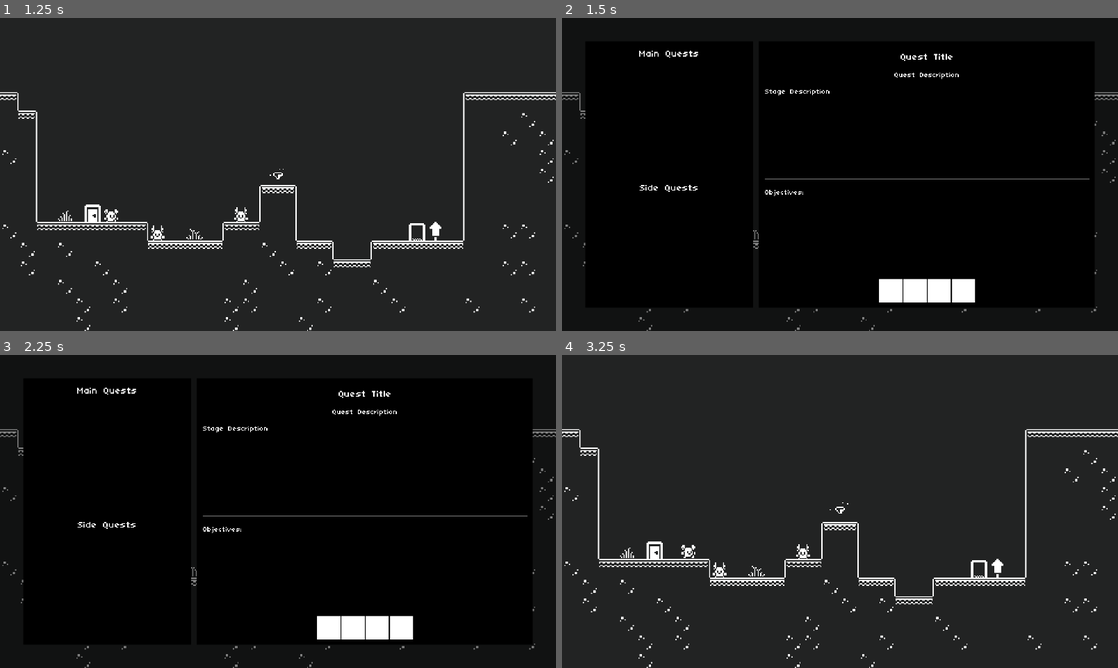
Above: before the commit, frames 1-4 (two rows, left to right).
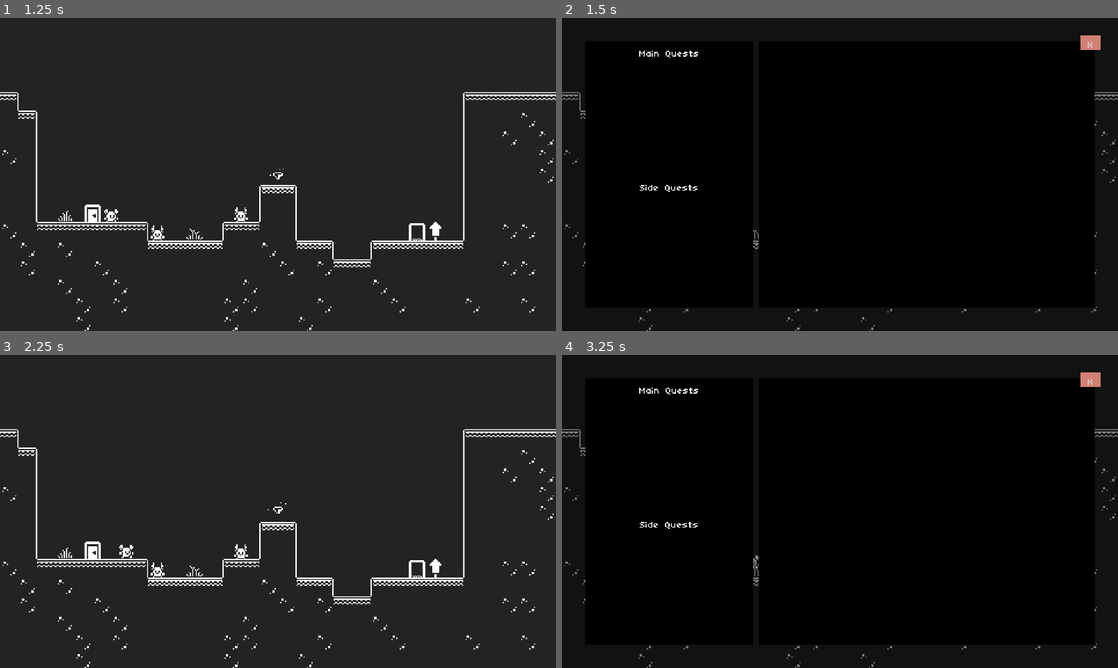
Above: after the commit, the same moments.

Repository: jrenato/duality
Game: Godot game, scene res://UI/main_menu.tscn
The game is run twice, just before and just after one commit, with the same random seed, the same clock (stepped at 60 frames per second) and the same inputs.
Inputs (mouse positions are in pixels of both pictures, inside the frame that each line leads up to):
- Up to frame 1 (1.25 s): click "Start" at 0.5 s
- Up to frame 2 (1.5 s): tap Enter at 1.25 s; hold D (move_right) from 1.28 s (still down); tap Tab (toggle_log) at 1.35 s
- Up to frame 3 (2.25 s): tap Space (jump) at 1.52 s; release D (move_right) at 2 s; click (528, 380) at 2 s, where only the run after the commit has a clickable "X"
- Up to frame 4 (3.25 s): hold D (move_right) from 2.78 s (still down); tap W (interact) at 2.85 s; tap Space (jump) at 3.02 s; tap Tab (toggle_log) at 3.05 s

Frame 1 is identical in both runs. In frame 2, 1.9% of the frame differs, in the area x 36-97%, y 5-91%; in frame 3, 78%; in frame 4, 78%, in the area x 0-100%, y 5-100%.

Commit message:
Reorganized world files

Diff:
--- a/Systems/Quest/Components/quest_log_component.gd
+++ b/Systems/Quest/Components/quest_log_component.gd
@@ -14,6 +14,7 @@
 
 func _ready() -> void:
 	quest_log_screen.visible = false
+	quest_log_screen.close_button.pressed.connect(_on_close_button_pressed)
 
 
 func _unhandled_input(event: InputEvent) -> void:
@@ -35,6 +36,7 @@
 func display_quest_log_screen() -> void:
 	load_quests_log()
 	quest_log_screen.visible = true
+	quest_log_screen.quest_details_container.visible = false
 	get_tree().paused = true
 
 
@@ -54,6 +56,8 @@
 
 func clear_quests_log() -> void:
 	for quest_entry in quest_log_screen.main_quests.get_children():
+		quest_entry.queue_free()
+	for quest_entry in quest_log_screen.side_quests.get_children():
 		quest_entry.queue_free()
 
 
@@ -75,6 +79,11 @@
 
 
 func _on_quest_button_pressed(quest_details : QuestDetails) -> void:
+	quest_log_screen.quest_details_container.visible = true
+
 	quest_log_screen.title_label.text = quest_details.quest_name
 	quest_log_screen.description_label.text = quest_details.log_description
 	quest_log_screen.stage_label.text = quest_details.stages[0].description
+
+func _on_close_button_pressed() -> void:
+	hide_quest_log_screen()
--- a/Systems/Quest/UI/quest_log_screen.gd
+++ b/Systems/Quest/UI/quest_log_screen.gd
@@ -4,7 +4,11 @@
 @onready var main_quests: VBoxContainer = %MainQuestsContainer
 @onready var side_quests: VBoxContainer = %SideQuestsContainer
 
+@onready var quest_details_container: MarginContainer = %QuestDetailsMarginContainer
+
 @onready var title_label: Label = %TitleLabel
 @onready var description_label: Label = %DescriptionLabel
 @onready var stage_label: Label = %StageLabel
 @onready var objectives_label: Label = %ObjectivesLabel
+
+@onready var close_button: Button = %CloseButton
--- a/Systems/Quest/UI/quest_log_screen.tscn
+++ b/Systems/Quest/UI/quest_log_screen.tscn
@@ -11,6 +11,9 @@
 
 [sub_resource type="StyleBoxFlat" id="StyleBoxFlat_v346h"]
 bg_color = Color(0, 0, 0, 1)
+
+[sub_resource type="StyleBoxFlat" id="StyleBoxFlat_n8188"]
+bg_color = Color(0.819608, 0.501961, 0.447059, 1)
 
 [node name="QuestLogScreen" type="CanvasLayer"]
 script = ExtResource("1_ovh2n")
@@ -110,22 +113,23 @@
 size_flags_stretch_ratio = 2.0
 theme_override_styles/panel = SubResource("StyleBoxFlat_a7g7f")
 
-[node name="MarginContainer" type="MarginContainer" parent="MarginContainer/HBoxContainer/PanelContainer2"]
+[node name="QuestDetailsMarginContainer" type="MarginContainer" parent="MarginContainer/HBoxContainer/PanelContainer2"]
+unique_name_in_owner = true
 layout_mode = 2
 theme_override_constants/margin_left = 20
 theme_override_constants/margin_top = 20
 theme_override_constants/margin_right = 20
 theme_override_constants/margin_bottom = 20
 
-[node name="VBoxContainer" type="VBoxContainer" parent="MarginContainer/HBoxContainer/PanelContainer2/MarginContainer"]
+[node name="VBoxContainer" type="VBoxContainer" parent="MarginContainer/HBoxContainer/PanelContainer2/QuestDetailsMarginContainer"]
 layout_mode = 2
 theme_override_constants/separation = 20
 
-[node name="PanelContainer" type="PanelContainer" parent="MarginContainer/HBoxContainer/PanelContainer2/MarginContainer/VBoxContainer"]
+[node name="PanelContainer" type="PanelContainer" parent="MarginContainer/HBoxContainer/PanelContainer2/QuestDetailsMarginContainer/VBoxContainer"]
 layout_mode = 2
 theme_override_styles/panel = SubResource("StyleBoxFlat_pd37l")
 
-[node name="TitleLabel" type="Label" parent="MarginContainer/HBoxContainer/PanelContainer2/MarginContainer/VBoxContainer/PanelContainer"]
+[node name="TitleLabel" type="Label" parent="MarginContainer/HBoxContainer/PanelContainer2/QuestDetailsMarginContainer/VBoxContainer/PanelContainer"]
 unique_name_in_owner = true
 layout_mode = 2
 theme_override_fonts/font = ExtResource("1_7njy7")
@@ -133,11 +137,11 @@
 text = "Quest Title"
 horizontal_alignment = 1
 
-[node name="PanelContainer2" type="PanelContainer" parent="MarginContainer/HBoxContainer/PanelContainer2/MarginContainer/VBoxContainer"]
+[node name="PanelContainer2" type="PanelContainer" parent="MarginContainer/HBoxContainer/PanelContainer2/QuestDetailsMarginContainer/VBoxContainer"]
 layout_mode = 2
 theme_override_styles/panel = SubResource("StyleBoxFlat_v346h")
 
-[node name="DescriptionLabel" type="Label" parent="MarginContainer/HBoxContainer/PanelContainer2/MarginContainer/VBoxContainer/PanelContainer2"]
+[node name="DescriptionLabel" type="Label" parent="MarginContainer/HBoxContainer/PanelContainer2/QuestDetailsMarginContainer/VBoxContainer/PanelContainer2"]
 unique_name_in_owner = true
 layout_mode = 2
 size_flags_vertical = 1
@@ -147,16 +151,16 @@
 horizontal_alignment = 1
 autowrap_mode = 2
 
-[node name="ScrollContainer" type="ScrollContainer" parent="MarginContainer/HBoxContainer/PanelContainer2/MarginContainer/VBoxContainer"]
-layout_mode = 2
-size_flags_vertical = 3
-
-[node name="VBoxContainer" type="VBoxContainer" parent="MarginContainer/HBoxContainer/PanelContainer2/MarginContainer/VBoxContainer/ScrollContainer"]
-layout_mode = 2
-size_flags_horizontal = 3
-size_flags_vertical = 3
-
-[node name="StageLabel" type="Label" parent="MarginContainer/HBoxContainer/PanelContainer2/MarginContainer/VBoxContainer/ScrollContainer/VBoxContainer"]
+[node name="ScrollContainer" type="ScrollContainer" parent="MarginContainer/HBoxContainer/PanelContainer2/QuestDetailsMarginContainer/VBoxContainer"]
+layout_mode = 2
+size_flags_vertical = 3
+
+[node name="VBoxContainer" type="VBoxContainer" parent="MarginContainer/HBoxContainer/PanelContainer2/QuestDetailsMarginContainer/VBoxContainer/ScrollContainer"]
+layout_mode = 2
+size_flags_horizontal = 3
+size_flags_vertical = 3
+
+[node name="StageLabel" type="Label" parent="MarginContainer/HBoxContainer/PanelContainer2/QuestDetailsMarginContainer/VBoxContainer/ScrollContainer/VBoxContainer"]
 unique_name_in_owner = true
 layout_mode = 2
 size_flags_vertical = 3
@@ -165,10 +169,10 @@
 text = "Stage Description"
 autowrap_mode = 2
 
-[node name="HSeparator" type="HSeparator" parent="MarginContainer/HBoxContainer/PanelContainer2/MarginContainer/VBoxContainer"]
-layout_mode = 2
-
-[node name="ObjectivesLabel" type="Label" parent="MarginContainer/HBoxContainer/PanelContainer2/MarginContainer/VBoxContainer"]
+[node name="HSeparator" type="HSeparator" parent="MarginContainer/HBoxContainer/PanelContainer2/QuestDetailsMarginContainer/VBoxContainer"]
+layout_mode = 2
+
+[node name="ObjectivesLabel" type="Label" parent="MarginContainer/HBoxContainer/PanelContainer2/QuestDetailsMarginContainer/VBoxContainer"]
 unique_name_in_owner = true
 layout_mode = 2
 size_flags_vertical = 3
@@ -177,22 +181,43 @@
 text = "Objectives:"
 autowrap_mode = 2
 
-[node name="HBoxContainer" type="HBoxContainer" parent="MarginContainer/HBoxContainer/PanelContainer2/MarginContainer/VBoxContainer"]
+[node name="HBoxContainer" type="HBoxContainer" parent="MarginContainer/HBoxContainer/PanelContainer2/QuestDetailsMarginContainer/VBoxContainer"]
 layout_mode = 2
 alignment = 1
 
-[node name="ColorRect" type="ColorRect" parent="MarginContainer/HBoxContainer/PanelContainer2/MarginContainer/VBoxContainer/HBoxContainer"]
-custom_minimum_size = Vector2(80, 80)
-layout_mode = 2
-
-[node name="ColorRect2" type="ColorRect" parent="MarginContainer/HBoxContainer/PanelContainer2/MarginContainer/VBoxContainer/HBoxContainer"]
-custom_minimum_size = Vector2(80, 80)
-layout_mode = 2
-
-[node name="ColorRect3" type="ColorRect" parent="MarginContainer/HBoxContainer/PanelContainer2/MarginContainer/VBoxContainer/HBoxContainer"]
-custom_minimum_size = Vector2(80, 80)
-layout_mode = 2
-
-[node name="ColorRect4" type="ColorRect" parent="MarginContainer/HBoxContainer/PanelContainer2/MarginContainer/VBoxContainer/HBoxContainer"]
-custom_minimum_size = Vector2(80, 80)
-layout_mode = 2
+[node name="ColorRect" type="ColorRect" parent="MarginContainer/HBoxContainer/PanelContainer2/QuestDetailsMarginContainer/VBoxContainer/HBoxContainer"]
+custom_minimum_size = Vector2(80, 80)
+layout_mode = 2
+
+[node name="ColorRect2" type="ColorRect" parent="MarginContainer/HBoxContainer/PanelContainer2/QuestDetailsMarginContainer/VBoxContainer/HBoxContainer"]
+custom_minimum_size = Vector2(80, 80)
+layout_mode = 2
+
+[node name="ColorRect3" type="ColorRect" parent="MarginContainer/HBoxContainer/PanelContainer2/QuestDetailsMarginContainer/VBoxContainer/HBoxContainer"]
+custom_minimum_size = Vector2(80, 80)
+layout_mode = 2
+
+[node name="ColorRect4" type="ColorRect" parent="MarginContainer/HBoxContainer/PanelContainer2/QuestDetailsMarginContainer/VBoxContainer/HBoxContainer"]
+custom_minimum_size = Vector2(80, 80)
+layout_mode = 2
+
+[node name="MarginContainer2" type="MarginContainer" parent="."]
+anchors_preset = 1
+anchor_left = 1.0
+anchor_right = 1.0
+offset_left = -40.0
+offset_bottom = 59.0
+grow_horizontal = 0
+theme_override_constants/margin_left = 30
+theme_override_constants/margin_top = 60
+theme_override_constants/margin_right = 60
+theme_override_constants/margin_bottom = 30
+
+[node name="CloseButton" type="Button" parent="MarginContainer2"]
+unique_name_in_owner = true
+custom_minimum_size = Vector2(70, 50)
+layout_mode = 2
+theme_override_fonts/font = ExtResource("1_7njy7")
+theme_override_font_sizes/font_size = 64
+theme_override_styles/normal = SubResource("StyleBoxFlat_n8188")
+text = "X"
--- a/Systems/Quest/quest_data.tres
+++ b/Systems/Quest/quest_data.tres
@@ -52,32 +52,43 @@
 is_main_quest = true
 stages = Array[ExtResource("3_ickaf")]([SubResource("Resource_jnwfd"), SubResource("Resource_d6smt")])
 
+[sub_resource type="Resource" id="Resource_t6lnb"]
+script = ExtResource("2_1deqe")
+objective_id = "read_first_sign"
+objective_name = "Read the first sign"
+description = "You need to read the first sign"
+objective_type = "inspect"
+quantity = 1
+is_optional = false
+bonus_xp = 0
+
+[sub_resource type="Resource" id="Resource_silkt"]
+script = ExtResource("2_1deqe")
+objective_id = "read_second_sign"
+objective_name = "Read the second sign"
+description = "You need to read the second sign"
+objective_type = "inspect"
+quantity = 1
+is_optional = false
+bonus_xp = 0
+
 [sub_resource type="Resource" id="Resource_rysmu"]
 script = ExtResource("3_ickaf")
-stage_name = "Harvest carrots"
-description = "You need to harvest 5 carrots"
-objectives = Array[ExtResource("2_1deqe")]([])
-xp_reward = 0
-currency_reward = 5
-item_rewards = {}
-
-[sub_resource type="Resource" id="Resource_ernyc"]
-script = ExtResource("3_ickaf")
-stage_name = "Harvest turnips"
-description = "You need to harvest 5 turnips"
-objectives = Array[ExtResource("2_1deqe")]([])
-xp_reward = 0
-currency_reward = 5
+stage_name = "Read the signs"
+description = "You need to read all the signs"
+objectives = Array[ExtResource("2_1deqe")]([SubResource("Resource_t6lnb"), SubResource("Resource_silkt")])
+xp_reward = 10
+currency_reward = 0
 item_rewards = {}
 
 [sub_resource type="Resource" id="Resource_sjsix"]
 script = ExtResource("1_e0vob")
 quest_id = 2001
-quest_name = "Reap extra harvest"
-log_description = "You can reap an extra harvest for more cash"
-tracking_description = "Reap carrots and turnips"
+quest_name = "Learn about the competition"
+log_description = "You need to understand all the rules for the competition"
+tracking_description = "Learn the rules for the competition"
 is_main_quest = false
-stages = Array[ExtResource("3_ickaf")]([SubResource("Resource_rysmu"), SubResource("Resource_ernyc")])
+stages = Array[ExtResource("3_ickaf")]([SubResource("Resource_rysmu")])
 
 [resource]
 script = ExtResource("1_ysdrv")
--- a/UI/main_menu.gd
+++ b/UI/main_menu.gd
@@ -9,7 +9,7 @@
 
 
 func _on_start_button_pressed() -> void:
-	get_tree().change_scene_to_file("res://Levels/level01.tscn")
+	get_tree().change_scene_to_file("res://World/Levels/level01.tscn")
 
 
 func _on_quit_button_pressed() -> void:
--- a/Levels/exit_door.tscn
+++ b/World/Components/exit_door.tscn
@@ -1,6 +1,6 @@
 [gd_scene load_steps=4 format=3 uid="uid://c2egxttv8ba23"]
 
-[ext_resource type="Script" path="res://Levels/exit_door.gd" id="1_4cb55"]
+[ext_resource type="Script" path="res://World/Components/exit_door.gd" id="1_4cb55"]
 [ext_resource type="Texture2D" uid="uid://cqa1rmoq1njky" path="res://Assets/monochrome_tilemap_transparent_packed.png" id="1_43325"]
 
 [sub_resource type="RectangleShape2D" id="RectangleShape2D_ibd0q"]
--- a/Levels/game_camera.tscn
+++ b/World/Components/game_camera.tscn
@@ -1,6 +1,6 @@
 [gd_scene load_steps=2 format=3 uid="uid://brkfvbi0ebbp5"]
 
-[ext_resource type="Script" path="res://Levels/game_camera.gd" id="1_0cu25"]
+[ext_resource type="Script" path="res://World/Components/game_camera.gd" id="1_0cu25"]
 
 [node name="GameCamera" type="Camera2D"]
 zoom = Vector2(4, 4)
--- a/Levels/spawn_point.tscn
+++ b/World/Components/spawn_point.tscn
@@ -1,7 +1,7 @@
 [gd_scene load_steps=3 format=3 uid="uid://cx5ekubs7wmm3"]
 
 [ext_resource type="Texture2D" uid="uid://cqa1rmoq1njky" path="res://Assets/monochrome_tilemap_transparent_packed.png" id="1_8hud3"]
-[ext_resource type="Script" path="res://Levels/spawn_point.gd" id="2_hpgh7"]
+[ext_resource type="Script" path="res://World/Components/spawn_point.gd" id="2_hpgh7"]
 
 [node name="SpawnPoint" type="Sprite2D" groups=["spawn_point"]]
 position = Vector2(0, -8)
--- a/Levels/vortex.tscn
+++ b/World/Components/vortex.tscn
@@ -1,6 +1,6 @@
 [gd_scene load_steps=6 format=3 uid="uid://d1sqaltwsaun2"]
 
-[ext_resource type="Script" path="res://Levels/vortex.gd" id="1_kpgrh"]
+[ext_resource type="Script" path="res://World/Components/vortex.gd" id="1_kpgrh"]
 
 [sub_resource type="CircleShape2D" id="CircleShape2D_rmrp4"]
 radius = 8.0
--- a/Levels/diamond.tscn
+++ b/World/Items/diamond.tscn
@@ -1,6 +1,6 @@
 [gd_scene load_steps=8 format=3 uid="uid://bb1hgjhwn0d81"]
 
-[ext_resource type="Script" path="res://Levels/diamond.gd" id="1_idm7y"]
+[ext_resource type="Script" path="res://World/Items/diamond.gd" id="1_idm7y"]
 [ext_resource type="Texture2D" uid="uid://cqa1rmoq1njky" path="res://Assets/monochrome_tilemap_transparent_packed.png" id="1_mis77"]
 
 [sub_resource type="RectangleShape2D" id="RectangleShape2D_ks2yk"]
--- a/Levels/level01.tscn
+++ b/World/Levels/level01.tscn
@@ -1,14 +1,14 @@
 [gd_scene load_steps=11 format=3 uid="uid://c4w8s0jwpen8a"]
 
-[ext_resource type="TileSet" uid="uid://oid3mad24aji" path="res://Levels/tilemapwhite.tres" id="1_onl5i"]
-[ext_resource type="Script" path="res://Levels/level.gd" id="1_vtri3"]
+[ext_resource type="TileSet" uid="uid://oid3mad24aji" path="res://World/Levels/tilemapwhite.tres" id="1_onl5i"]
+[ext_resource type="Script" path="res://World/Levels/level.gd" id="1_vtri3"]
 [ext_resource type="PackedScene" uid="uid://bxurph16m1826" path="res://Player/player.tscn" id="2_4dlxn"]
-[ext_resource type="PackedScene" uid="uid://brkfvbi0ebbp5" path="res://Levels/game_camera.tscn" id="2_dy47u"]
-[ext_resource type="TileSet" uid="uid://ch7wf05mr1l85" path="res://Levels/tilemapblue.tres" id="2_f40yh"]
-[ext_resource type="PackedScene" uid="uid://bb1hgjhwn0d81" path="res://Levels/diamond.tscn" id="6_mpge5"]
-[ext_resource type="PackedScene" uid="uid://cx5ekubs7wmm3" path="res://Levels/spawn_point.tscn" id="8_o4n8y"]
-[ext_resource type="PackedScene" uid="uid://c2egxttv8ba23" path="res://Levels/exit_door.tscn" id="8_rehrj"]
-[ext_resource type="PackedScene" uid="uid://c5oubomrg0noi" path="res://Levels/level02.tscn" id="9_q8e0h"]
+[ext_resource type="PackedScene" uid="uid://brkfvbi0ebbp5" path="res://World/Components/game_camera.tscn" id="2_dy47u"]
+[ext_resource type="TileSet" uid="uid://ch7wf05mr1l85" path="res://World/Levels/tilemapblue.tres" id="2_f40yh"]
+[ext_resource type="PackedScene" uid="uid://bb1hgjhwn0d81" path="res://World/Items/diamond.tscn" id="6_mpge5"]
+[ext_resource type="PackedScene" uid="uid://cx5ekubs7wmm3" path="res://World/Components/spawn_point.tscn" id="8_o4n8y"]
+[ext_resource type="PackedScene" uid="uid://c2egxttv8ba23" path="res://World/Components/exit_door.tscn" id="8_rehrj"]
+[ext_resource type="PackedScene" uid="uid://c5oubomrg0noi" path="res://World/Levels/level02.tscn" id="9_q8e0h"]
 [ext_resource type="PackedScene" uid="uid://cm35j6jsq14nh" path="res://Characters/npc.tscn" id="10_gdi1d"]
 
 [node name="Level" type="Node2D"]
--- a/Levels/level02.tscn
+++ b/World/Levels/level02.tscn
@@ -1,15 +1,15 @@
 [gd_scene load_steps=11 format=3 uid="uid://c5oubomrg0noi"]
 
-[ext_resource type="Script" path="res://Levels/level.gd" id="1_4gamd"]
+[ext_resource type="Script" path="res://World/Levels/level.gd" id="1_4gamd"]
 [ext_resource type="PackedScene" uid="uid://bxurph16m1826" path="res://Player/player.tscn" id="2_bg5go"]
-[ext_resource type="PackedScene" uid="uid://brkfvbi0ebbp5" path="res://Levels/game_camera.tscn" id="3_h0mn7"]
-[ext_resource type="TileSet" uid="uid://oid3mad24aji" path="res://Levels/tilemapwhite.tres" id="4_stapi"]
-[ext_resource type="TileSet" uid="uid://ch7wf05mr1l85" path="res://Levels/tilemapblue.tres" id="5_3w30j"]
-[ext_resource type="PackedScene" uid="uid://d1sqaltwsaun2" path="res://Levels/vortex.tscn" id="6_sbij8"]
-[ext_resource type="PackedScene" uid="uid://bb1hgjhwn0d81" path="res://Levels/diamond.tscn" id="7_cn75r"]
-[ext_resource type="PackedScene" uid="uid://cx5ekubs7wmm3" path="res://Levels/spawn_point.tscn" id="8_8prc1"]
-[ext_resource type="PackedScene" uid="uid://c2egxttv8ba23" path="res://Levels/exit_door.tscn" id="9_ovxp3"]
-[ext_resource type="PackedScene" uid="uid://btk33xeiarj67" path="res://Levels/level03.tscn" id="10_2ftc1"]
+[ext_resource type="PackedScene" uid="uid://brkfvbi0ebbp5" path="res://World/Components/game_camera.tscn" id="3_h0mn7"]
+[ext_resource type="TileSet" uid="uid://oid3mad24aji" path="res://World/Levels/tilemapwhite.tres" id="4_stapi"]
+[ext_resource type="TileSet" uid="uid://ch7wf05mr1l85" path="res://World/Levels/tilemapblue.tres" id="5_3w30j"]
+[ext_resource type="PackedScene" uid="uid://d1sqaltwsaun2" path="res://World/Components/vortex.tscn" id="6_sbij8"]
+[ext_resource type="PackedScene" uid="uid://bb1hgjhwn0d81" path="res://World/Items/diamond.tscn" id="7_cn75r"]
+[ext_resource type="PackedScene" uid="uid://cx5ekubs7wmm3" path="res://World/Components/spawn_point.tscn" id="8_8prc1"]
+[ext_resource type="PackedScene" uid="uid://c2egxttv8ba23" path="res://World/Components/exit_door.tscn" id="9_ovxp3"]
+[ext_resource type="PackedScene" uid="uid://btk33xeiarj67" path="res://World/Levels/level03.tscn" id="10_2ftc1"]
 
 [node name="Level" type="Node2D"]
 script = ExtResource("1_4gamd")
--- a/Levels/level03.tscn
+++ b/World/Levels/level03.tscn
@@ -1,15 +1,15 @@
 [gd_scene load_steps=11 format=3 uid="uid://btk33xeiarj67"]
 
-[ext_resource type="Script" path="res://Levels/level.gd" id="1_wcs31"]
+[ext_resource type="Script" path="res://World/Levels/level.gd" id="1_wcs31"]
 [ext_resource type="PackedScene" uid="uid://bxurph16m1826" path="res://Player/player.tscn" id="2_de654"]
-[ext_resource type="PackedScene" uid="uid://brkfvbi0ebbp5" path="res://Levels/game_camera.tscn" id="3_s1dfw"]
-[ext_resource type="TileSet" uid="uid://oid3mad24aji" path="res://Levels/tilemapwhite.tres" id="4_4kk60"]
-[ext_resource type="TileSet" uid="uid://ch7wf05mr1l85" path="res://Levels/tilemapblue.tres" id="5_ilvk6"]
-[ext_resource type="PackedScene" uid="uid://d1sqaltwsaun2" path="res://Levels/vortex.tscn" id="6_wi5pi"]
-[ext_resource type="PackedScene" uid="uid://bb1hgjhwn0d81" path="res://Levels/diamond.tscn" id="7_17n1g"]
-[ext_resource type="PackedScene" uid="uid://cx5ekubs7wmm3" path="res://Levels/spawn_point.tscn" id="8_cirml"]
-[ext_resource type="PackedScene" uid="uid://c2egxttv8ba23" path="res://Levels/exit_door.tscn" id="9_nhjya"]
-[ext_resource type="PackedScene" uid="uid://dbt1b0471rbwc" path="res://Levels/level04.tscn" id="10_f8cs7"]
+[ext_resource type="PackedScene" uid="uid://brkfvbi0ebbp5" path="res://World/Components/game_camera.tscn" id="3_s1dfw"]
+[ext_resource type="TileSet" uid="uid://oid3mad24aji" path="res://World/Levels/tilemapwhite.tres" id="4_4kk60"]
+[ext_resource type="TileSet" uid="uid://ch7wf05mr1l85" path="res://World/Levels/tilemapblue.tres" id="5_ilvk6"]
+[ext_resource type="PackedScene" uid="uid://d1sqaltwsaun2" path="res://World/Components/vortex.tscn" id="6_wi5pi"]
+[ext_resource type="PackedScene" uid="uid://bb1hgjhwn0d81" path="res://World/Items/diamond.tscn" id="7_17n1g"]
+[ext_resource type="PackedScene" uid="uid://cx5ekubs7wmm3" path="res://World/Components/spawn_point.tscn" id="8_cirml"]
+[ext_resource type="PackedScene" uid="uid://c2egxttv8ba23" path="res://World/Components/exit_door.tscn" id="9_nhjya"]
+[ext_resource type="PackedScene" uid="uid://dbt1b0471rbwc" path="res://World/Levels/level04.tscn" id="10_f8cs7"]
 
 [node name="Level" type="Node2D"]
 script = ExtResource("1_wcs31")
--- a/Levels/level04.tscn
+++ b/World/Levels/level04.tscn
@@ -1,16 +1,16 @@
 [gd_scene load_steps=17 format=3 uid="uid://dbt1b0471rbwc"]
 
-[ext_resource type="Script" path="res://Levels/level.gd" id="1_ittci"]
+[ext_resource type="Script" path="res://World/Levels/level.gd" id="1_ittci"]
 [ext_resource type="PackedScene" uid="uid://bxurph16m1826" path="res://Player/player.tscn" id="2_060aa"]
-[ext_resource type="PackedScene" uid="uid://brkfvbi0ebbp5" path="res://Levels/game_camera.tscn" id="3_g3q6f"]
-[ext_resource type="TileSet" uid="uid://oid3mad24aji" path="res://Levels/tilemapwhite.tres" id="4_4qg7s"]
-[ext_resource type="TileSet" uid="uid://ch7wf05mr1l85" path="res://Levels/tilemapblue.tres" id="5_ahmli"]
-[ext_resource type="PackedScene" uid="uid://d1sqaltwsaun2" path="res://Levels/vortex.tscn" id="6_bam1t"]
-[ext_resource type="PackedScene" uid="uid://bb1hgjhwn0d81" path="res://Levels/diamond.tscn" id="7_paiwd"]
-[ext_resource type="PackedScene" uid="uid://cx5ekubs7wmm3" path="res://Levels/spawn_point.tscn" id="8_0ow8c"]
-[ext_resource type="PackedScene" uid="uid://c2egxttv8ba23" path="res://Levels/exit_door.tscn" id="9_hnhid"]
+[ext_resource type="PackedScene" uid="uid://brkfvbi0ebbp5" path="res://World/Components/game_camera.tscn" id="3_g3q6f"]
+[ext_resource type="TileSet" uid="uid://oid3mad24aji" path="res://World/Levels/tilemapwhite.tres" id="4_4qg7s"]
+[ext_resource type="TileSet" uid="uid://ch7wf05mr1l85" path="res://World/Levels/tilemapblue.tres" id="5_ahmli"]
+[ext_resource type="PackedScene" uid="uid://d1sqaltwsaun2" path="res://World/Components/vortex.tscn" id="6_bam1t"]
+[ext_resource type="PackedScene" uid="uid://bb1hgjhwn0d81" path="res://World/Items/diamond.tscn" id="7_paiwd"]
+[ext_resource type="PackedScene" uid="uid://cx5ekubs7wmm3" path="res://World/Components/spawn_point.tscn" id="8_0ow8c"]
+[ext_resource type="PackedScene" uid="uid://c2egxttv8ba23" path="res://World/Components/exit_door.tscn" id="9_hnhid"]
 [ext_resource type="PackedScene" uid="uid://dqnod14k0xckj" path="res://Enemies/bat.tscn" id="10_bmj1a"]
-[ext_resource type="PackedScene" uid="uid://c5bduisxmwlt3" path="res://Levels/level05.tscn" id="10_np1mj"]
+[ext_resource type="PackedScene" uid="uid://c5bduisxmwlt3" path="res://World/Levels/level05.tscn" id="10_np1mj"]
 
 [sub_resource type="Curve2D" id="Curve2D_47pwm"]
 _data = {
--- a/Levels/level05.tscn
+++ b/World/Levels/level05.tscn
@@ -1,14 +1,14 @@
 [gd_scene load_steps=11 format=3 uid="uid://c5bduisxmwlt3"]
 
-[ext_resource type="TileSet" uid="uid://oid3mad24aji" path="res://Levels/tilemapwhite.tres" id="1_onl5i"]
-[ext_resource type="Script" path="res://Levels/level.gd" id="1_vtri3"]
+[ext_resource type="TileSet" uid="uid://oid3mad24aji" path="res://World/Levels/tilemapwhite.tres" id="1_onl5i"]
+[ext_resource type="Script" path="res://World/Levels/level.gd" id="1_vtri3"]
 [ext_resource type="PackedScene" uid="uid://bxurph16m1826" path="res://Player/player.tscn" id="2_4dlxn"]
-[ext_resource type="PackedScene" uid="uid://brkfvbi0ebbp5" path="res://Levels/game_camera.tscn" id="2_dy47u"]
-[ext_resource type="TileSet" uid="uid://ch7wf05mr1l85" path="res://Levels/tilemapblue.tres" id="2_f40yh"]
-[ext_resource type="PackedScene" uid="uid://d1sqaltwsaun2" path="res://Levels/vortex.tscn" id="4_5ycj7"]
-[ext_resource type="PackedScene" uid="uid://bb1hgjhwn0d81" path="res://Levels/diamond.tscn" id="6_mpge5"]
-[ext_resource type="PackedScene" uid="uid://cx5ekubs7wmm3" path="res://Levels/spawn_point.tscn" id="8_o4n8y"]
-[ext_resource type="PackedScene" uid="uid://c2egxttv8ba23" path="res://Levels/exit_door.tscn" id="9_s4x1s"]
+[ext_resource type="PackedScene" uid="uid://brkfvbi0ebbp5" path="res://World/Components/game_camera.tscn" id="2_dy47u"]
+[ext_resource type="TileSet" uid="uid://ch7wf05mr1l85" path="res://World/Levels/tilemapblue.tres" id="2_f40yh"]
+[ext_resource type="PackedScene" uid="uid://d1sqaltwsaun2" path="res://World/Components/vortex.tscn" id="4_5ycj7"]
+[ext_resource type="PackedScene" uid="uid://bb1hgjhwn0d81" path="res://World/Items/diamond.tscn" id="6_mpge5"]
+[ext_resource type="PackedScene" uid="uid://cx5ekubs7wmm3" path="res://World/Components/spawn_point.tscn" id="8_o4n8y"]
+[ext_resource type="PackedScene" uid="uid://c2egxttv8ba23" path="res://World/Components/exit_door.tscn" id="9_s4x1s"]
 [ext_resource type="PackedScene" uid="uid://cu1oyhaapnkhn" path="res://UI/ending.tscn" id="10_5ioil"]
 
 [node name="Level" type="Node2D"]
Not shown: 1 places in Systems/Quest/UI/quest_log_screen.tscn that only renumber resources
Not shown: 1 places in Systems/Quest/quest_data.tres that only renumber resources
Renamed: Levels/exit_door.gd -> World/Components/exit_door.gd
Renamed: Levels/game_camera.gd -> World/Components/game_camera.gd
Renamed: Levels/spawn_point.gd -> World/Components/spawn_point.gd
Renamed: Levels/vortex.gd -> World/Components/vortex.gd
Renamed: Levels/diamond.gd -> World/Items/diamond.gd
Renamed: Levels/level.gd -> World/Levels/level.gd
Renamed: Levels/tilemapblue.tres -> World/Levels/tilemapblue.tres
Renamed: Levels/tilemapwhite.tres -> World/Levels/tilemapwhite.tres
